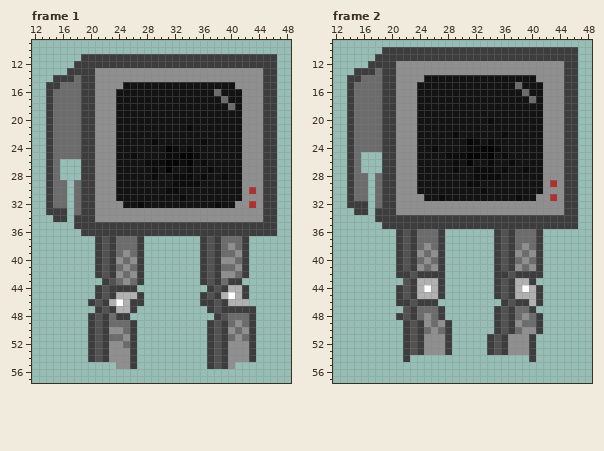
Pixel-art file: Sprites/_PLAYER/.ase files/bot_jump.aseprite. That is the earlier state.
64x64 pixels, 7 frames. Colours within 5 levels of each other are drawn and written as one. Shown: frame 1: x 12..48, y 9..57; frame 2: x 12..48, y 9..57. The commit also changed other frames, which this record leaves out.
Once edited:
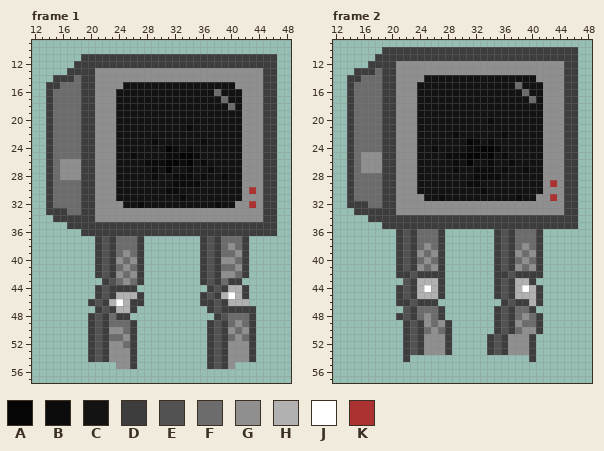
Palette (. is transparent): A #050505  B #0c0c0c  C #131313  D #3d3d3d  E #525252  F #6c6c6c  G #8f8f8f  H #b1b1b1  J #ffffff  K #ac3232
From old to new:
layer "Layer 2" added
--- frame 1, layer "Layer 2"
@@ x 14..20 @@
 25 DFFFFDD
-26 DF...DD
-27 DF...DD
-28 DF...DD
-29 DFF.FDD
-30 DFF.FDD
-31 DFF.FDD
-32 DFF.FDD
-33 DDD.FDD
-34 .DD.DDD
-35 ....DDD
+26 DFGGGDD
+27 DFGGGDD
+28 DFGGGDD
+29 DFFFFDD
+30 DFFFFDD
+31 DFFFFDD
+32 DFFFFDD
+33 DDDFFDD
+34 .DDDDDD
+35 ...DDDD
 36 .....DD
--- frame 2, layer "Layer 2"
@@ x 14..20 @@
 24 DFFFFDD
-25 DF...DD
-26 DF...DD
-27 DF...DD
-28 DFF.FDD
-29 DFF.FDD
-30 DFF.FDD
-31 DFF.FDD
-32 DDD.FDD
-33 .DD.DDD
-34 ....DDD
+25 DFGGGDD
+26 DFGGGDD
+27 DFGGGDD
+28 DFFFFDD
+29 DFFFFDD
+30 DFFFFDD
+31 DFFFFDD
+32 DDDFFDD
+33 .DDDDDD
+34 ...DDDD
 35 .....DD
Boxes around the changes in both pictures, in picture pixels (x1, y1, x2, y2):
added: (60, 159, 81, 229)
added: (361, 152, 382, 222)
